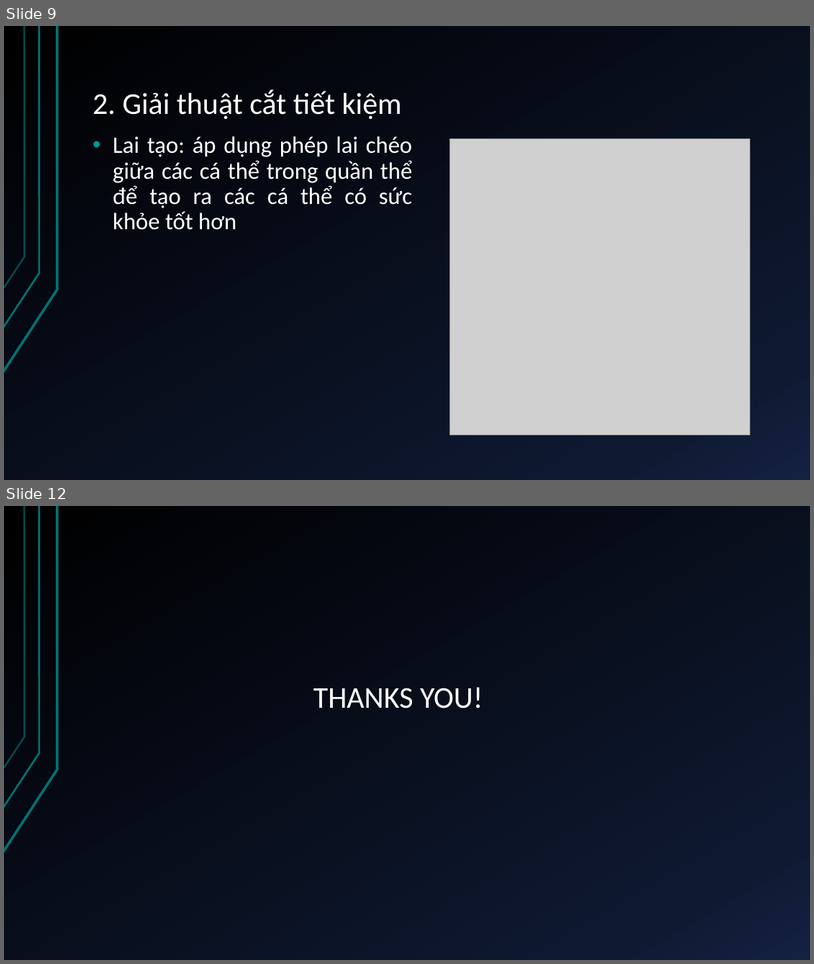
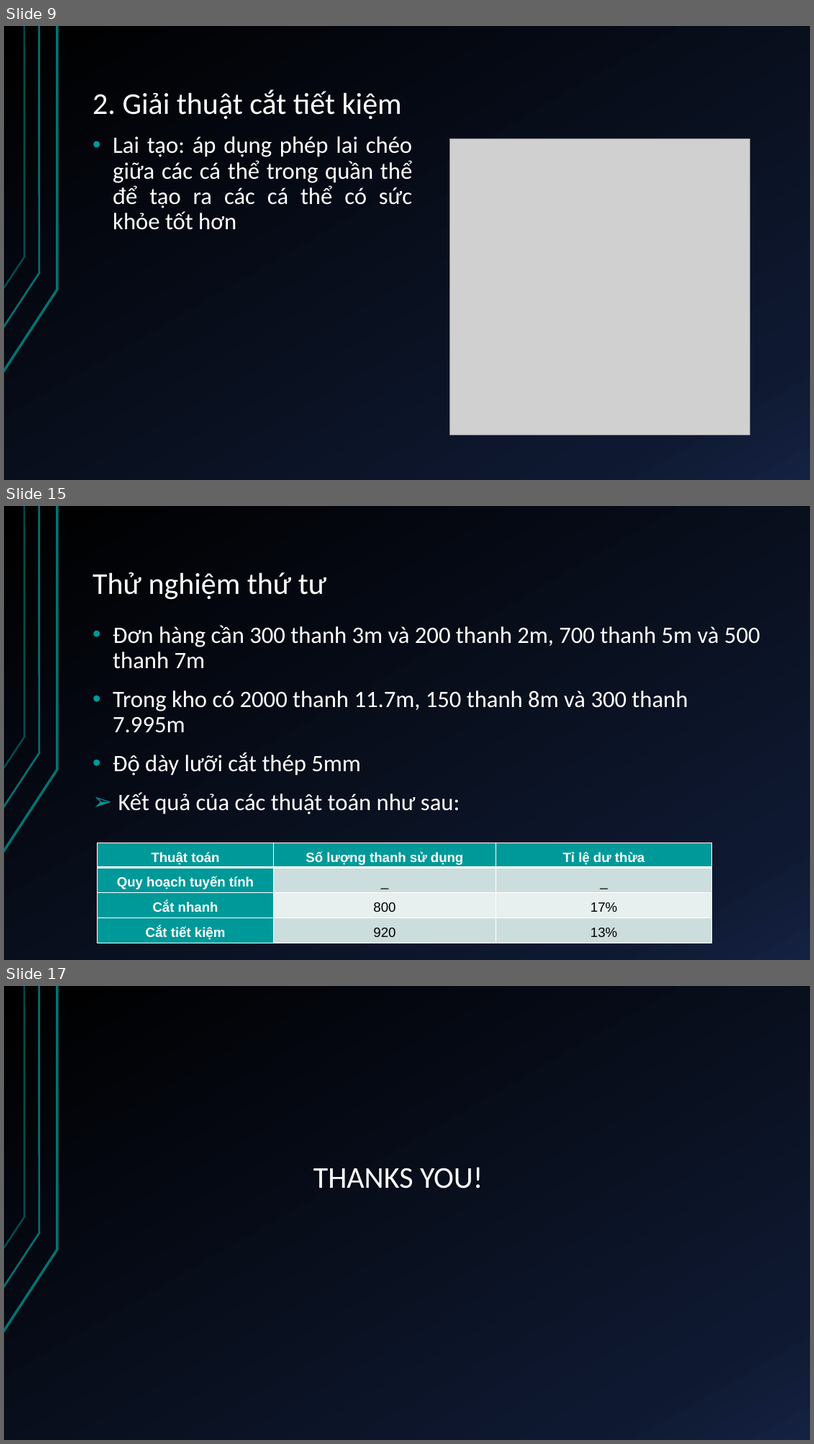
Before and after one commit to duykypaul/GeneticAlgorithmLearning, a slide deck: src/com/duykypaul/kltn/docs/TỰ ĐỘNG LẬP KẾ HOẠCH GIA CÔNG CẮT.pptx. Shown one above the other, each under a label of ours: slides 9 and 12 before the commit, slides 9, 15 and 17 after it; the slides between them are not shown. The pictures are 814x964 and 814x1444 pixels, drawn with LibreOffice and Linux fonts; fonts in the diff are those of the drawing; grey boxes stand for pictures. Boxes give left, top, right and bottom in pixels: in the first picture for what was removed or moved away, otherwise in the second. Text is boxed around its words. In the diff, an @@ line names an element or a change of style, - is before the commit and + after.

```diff
--- a/src/com/duykypaul/kltn/docs/TỰ ĐỘNG LẬP KẾ HOẠCH GIA CÔNG CẮT.pptx
+++ b/src/com/duykypaul/kltn/docs/TỰ ĐỘNG LẬP KẾ HOẠCH GIA CÔNG CẮT.pptx
@@ slide 15 added at (x1=4, y1=506, x2=810, y2=960), background gradient #000000 to #0F1931 to #142242; not listed: 3 template elements that a slide beside it also shows @@
@@ title added at (x1=93, y1=572, x2=327, y2=600), 36 pt, text #FFFFFF @@
+Thử nghiệm thứ tư
@@ text added at (x1=113, y1=625, x2=761, y2=814), 28 pt, text #FFFFFF @@
+• Đơn hàng cần 300 thanh 3m và 200 thanh 2m, 700 thanh 5m và 500 thanh 7m
+• Trong kho có 2000 thanh 11.7m, 150 thanh 8m và 300 thanh 7.995m
+• Độ dày lưỡi cắt thép 5mm
+➢ Kết quả của các thuật toán như sau:
@@ table added at (x1=98, y1=842, x2=712, y2=942), 4 rows, 3 columns @@
+Thuật toán | Số lượng thanh sử dụng | Tỉ lệ dư thừa
+Quy hoạch tuyến tính | _ | _
+Cắt nhanh | 800 | 17%
+Cắt tiết kiệm | 920 | 13%
@@ what was slide 12 is now slide 17 @@
```
Also in this commit, not shown: 5 slides changed, 4 other slides added, 1 other file.
